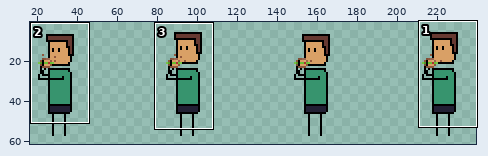
File history of a sprite sheet, sprites/Eating_64x.png. The picture above shows the old version from afar; the outline marks the close-up.
Close-up. First the earlier version:
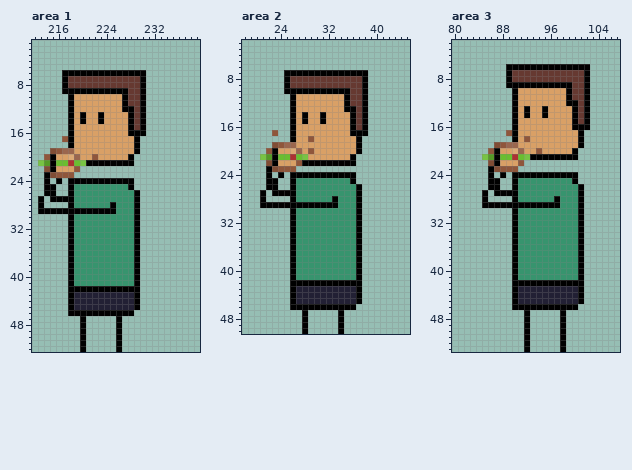
The file is 256x64 pixels. Colours within 5 levels of each other are drawn and written as one. Shown: area 1: x 212..239, y 1..52; area 2: x 18..45, y 2..50; area 3: x 80..107, y 2..53. The wide view leaves out empty margins. The commit also changed other parts of the picture, which this record leaves out.
New version:
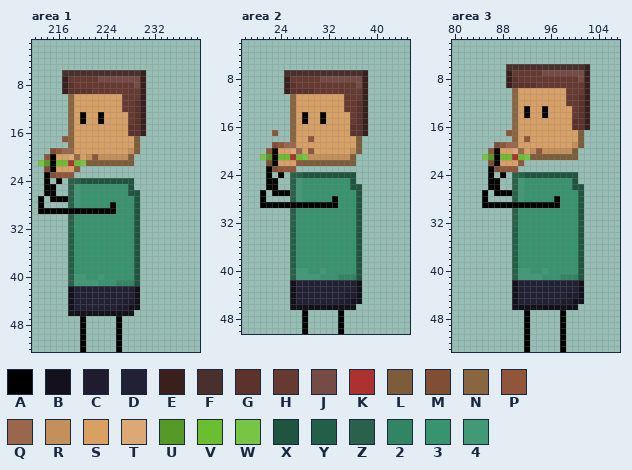
Palette (. is transparent): A #000000  B #13111c  C #1e1c2e  D #222034  E #39201c  F #4a302c  G #5b332c  H #663931  J #754c45  K #ac3232  L #7c5c39  M #804d35  N #8a6640  P #8f563b  Q #9a664e  R #c3905b  S #d9a066  T #dca975  U #559926  V #6abe30  W #78c444  X #1f543f  Y #235e46  Z #29614a  2 #318563  3 #37946e  4 #419975
From old to new:
Area 1:
y 6: x 217..230 AAAAAAAAAAAAAA -> FFFFFFFFFFFFFE
y 7: x 217 A -> E; x 223..230 HHHHHHHA -> JJJJJJJE
y 8: x 217..218 AH -> EG; x 229..230 HA -> JE
y 9: x 217..227 AAAAAAAAAAA -> EGGGGHHHHHH; x 230 A -> E
y 10: x 218 A -> N; x 227 A -> H; x 230 A -> E
y 11: x 218 A -> N; x 227 A -> H; x 229..230 HA -> GE
y 12: x 218 A -> N; x 227..230 AAHA -> HHGE
y 13..14: x 218 A -> N; x 228..230 AHA -> HGE
y 15: x 218 A -> N; x 228..230 AHA -> GGE
y 16: x 218 A -> N; x 228..230 AAA -> GGE
y 17..18: x 218 A -> N; x 229 A -> L
y 19: x 228..229 SA -> RL
y 20: x 221 S -> R; x 223..228 SSSSSA -> RRRRRL
y 21: x 221..228 AAAAAAAA -> LLLLLLLL
y 24: x 218..228 AAAAAAAAAAA -> ZZXXXXXXXXX
y 25: x 218..219 A3 -> Z4; x 228 A -> X
y 26: x 218..219 A3 -> Z4; x 228..229 3A -> XX
y 27..28: x 218..219 A3 -> Z4; x 229 A -> X
y 29: x 229 A -> X
y 30..32: x 218 A -> Z; x 229 A -> X
y 33..39: x 218 A -> Y; x 229 A -> X
y 40: x 218..220 A33 -> Z44; x 223 3 -> 4; x 229 A -> X
y 41: x 218..222 A3333 -> Z4444; x 226..229 333A -> 222X
y 42: x 218..229 AAAAAAAAAAAA -> BDDDDDDDDDDB
y 43: x 218 A -> B; x 229 A -> B
y 44: x 218 A -> B; x 227..229 DDA -> CCB
y 45: x 218 A -> B; x 226..229 DDDA -> CCBB
y 46: x 218..228 AAAAAAAAAAA -> BBBBBBBBBBB
Area 2:
y 7: x 25..38 AAAAAAAAAAAAAA -> FFFFFFFFFFFFFE
y 8: x 25 A -> E; x 31..38 HHHHHHHA -> JJJJJJJE
y 9: x 25..26 AH -> EG; x 37..38 HA -> JE
y 10: x 25..35 AAAAAAAAAAA -> EGGGGHHHHHH; x 38 A -> E
y 11: x 26 A -> N; x 35 A -> H; x 38 A -> E
y 12: x 26 A -> N; x 35 A -> H; x 37..38 HA -> GE
y 13: x 26 A -> N; x 35..38 AAHA -> HHGE
y 14..15: x 26 A -> N; x 36..38 AHA -> HGE
y 16: x 26 A -> N; x 36..38 AHA -> GGE
y 17: x 26 A -> N; x 36..38 AAA -> GGE
y 18: x 26 A -> N; x 37 A -> L
y 19: x 37 A -> L
y 20: x 36..37 SA -> RL
y 21: x 29..36 SSSSSSSA -> RRRRRRRL
y 22: x 28..36 AAAAAAAAA -> LLLLLLLLL
y 24: x 26..36 AAAAAAAAAAA -> ZZXXXXXXXXX
y 25: x 26..27 A3 -> Z4; x 36 A -> X
y 26: x 26..27 A3 -> Z4; x 36..37 3A -> XX
y 27..28: x 26..27 A3 -> Z4; x 37 A -> X
y 29: x 37 A -> X
y 30..32: x 26 A -> Z; x 37 A -> X
y 33..39: x 26 A -> Y; x 37 A -> X
y 40: x 26..28 A33 -> Z44; x 31 3 -> 4; x 37 A -> X
y 41: x 26..30 A3333 -> Z4444; x 34..37 333A -> 222X
y 42: x 26..37 AAAAAAAAAAAA -> BDDDDDDDDDDB
y 43: x 26 A -> B; x 37 A -> B
y 44: x 26 A -> B; x 35..37 DDA -> CCB
y 45: x 26 A -> B; x 34..37 DDDA -> CCBB
y 46: x 26..36 AAAAAAAAAAA -> BBBBBBBBBBB
Area 3:
y 6: x 89..102 AAAAAAAAAAAAAA -> FFFFFFFFFFFFFE
y 7: x 89 A -> E; x 95..102 HHHHHHHA -> JJJJJJJE
y 8: x 89..90 AH -> EG; x 101..102 HA -> JE
y 9: x 89..99 AAAAAAAAAAA -> EGGGGHHHHHH; x 102 A -> E
y 10: x 90 A -> N; x 99 A -> H; x 102 A -> E
y 11: x 90 A -> N; x 99 A -> H; x 101..102 HA -> GE
y 12: x 90 A -> N; x 99..102 AAHA -> HHGE
y 13..14: x 90 A -> N; x 100..102 AHA -> HGE
y 15: x 90 A -> N; x 100..102 AHA -> GGE
y 16: x 90 A -> N; x 100..102 AAA -> GGE
y 17..18: x 90 A -> N; x 101 A -> L
y 19: x 100..101 SA -> RL
y 20: x 93 S -> R; x 95..100 SSSSSA -> RRRRRL
y 21: x 93..100 AAAAAAAA -> LLLLLLLL
y 24: x 90..100 AAAAAAAAAAA -> ZZXXXXXXXXX
y 25: x 90..91 A3 -> Z4; x 100 A -> X
y 26: x 90..91 A3 -> Z4; x 100..101 3A -> XX
y 27..28: x 90..91 A3 -> Z4; x 101 A -> X
y 29: x 101 A -> X
y 30..32: x 90 A -> Z; x 101 A -> X
y 33..39: x 90 A -> Y; x 101 A -> X
y 40: x 90..92 A33 -> Z44; x 95 3 -> 4; x 101 A -> X
y 41: x 90..94 A3333 -> Z4444; x 98..101 333A -> 222X
y 42: x 90..101 AAAAAAAAAAAA -> BDDDDDDDDDDB
y 43: x 90 A -> B; x 101 A -> B
y 44: x 90 A -> B; x 99..101 DDA -> CCB
y 45: x 90 A -> B; x 98..101 DDDA -> CCBB
y 46: x 90..100 AAAAAAAAAAA -> BBBBBBBBBBB
Pixel boxes of the changes (left, top, right, bottom) in both close-ups:
changed: (62, 70, 146, 316)
changed: (284, 70, 368, 310)
changed: (506, 64, 590, 310)
